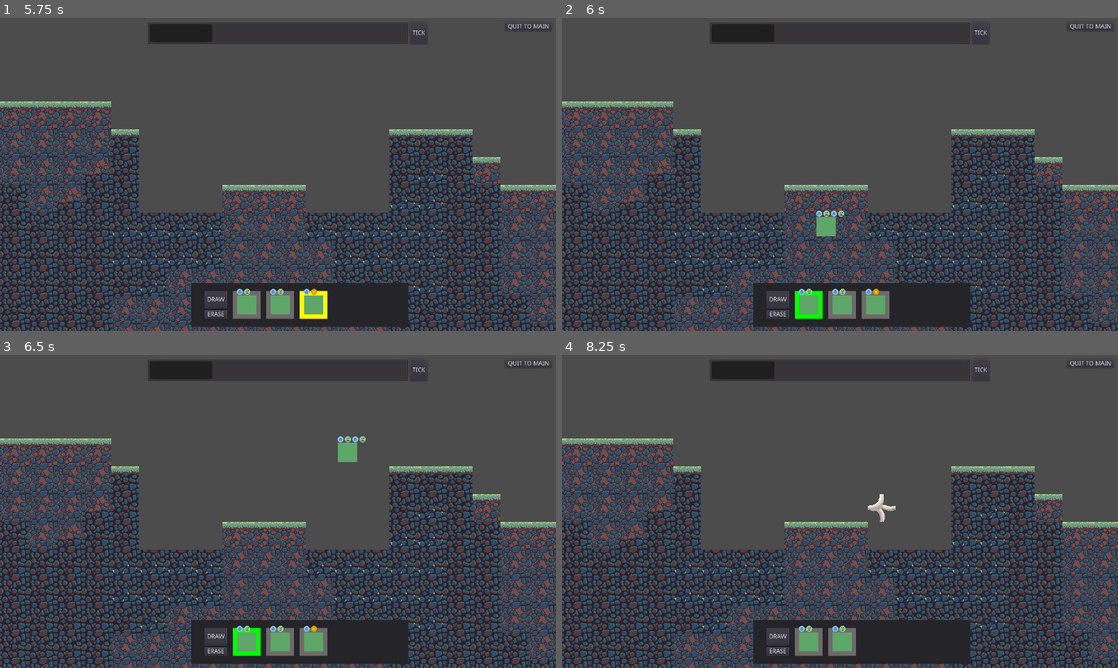
Above: before the commit, frames 1-4 (two rows, left to right).
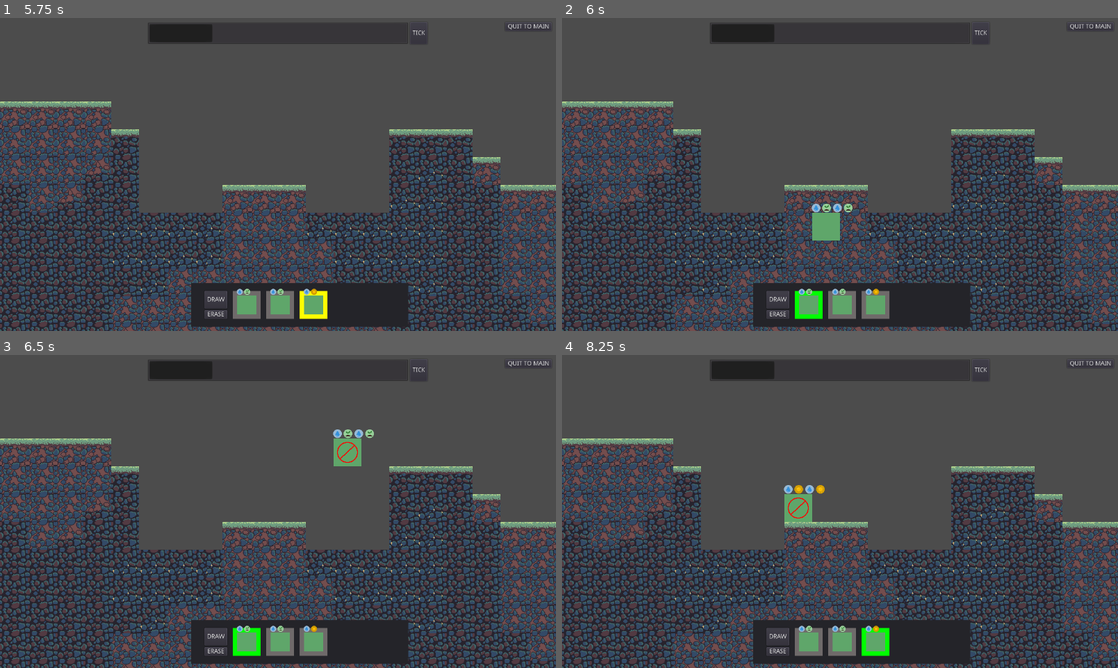
Above: after the commit, the same moments.

Repository: Gouellie/Roots
Game: Godot game, scene res://src/screens/main_menu.tscn
Same seed, same stepped clock (60 frames per second), same inputs: the game is played once before the commit and once after it.
Inputs (mouse positions are in pixels of both pictures, inside the frame that each line leads up to):
- Up to frame 1 (5.75 s): click "NEW GAME" at 0.5 s; click "TICK" at 1.25 s; click "DRAW" at 2 s; click "TICK" at 2.75 s; click "DRAW" at 3.5 s; click "TICK" at 4.25 s; click "DRAW" at 5 s
- Up to frame 2 (6 s): tap Enter at 5.75 s; drag from (806, 305) to (895, 105) at 5.77 s
- Up to frame 3 (6.5 s): no input
- Up to frame 4 (8.25 s): tap Space (ui_select) at 6.5, 8 s; drag from (840, 642) to (812, 574) at 6.52 s; tap Enter at 7.25 s; move the mouse to (873, 642) at 7.27 s; hold A (rotate_ccw) 7.28-8 s; click (873, 642) at 7.42 s; drag from (867, 511) to (673, 464) at 8.02 s

Frame 1 is identical in both runs. In frame 2, 0.4% of the frame differs, in the area x 44-53%, y 59-72%; in frame 3, 0.4%; in frame 4, 1.2%, in the area x 39-60%, y 41-97%.

Commit message:
update tile placement validation
Root tiles can only be placed on terrain tiles
Root tiles cannot be placed on another root tile

Diff:
--- a/src/scenes/librairies/managers/entity_manager.gd
+++ b/src/scenes/librairies/managers/entity_manager.gd
@@ -36,6 +36,7 @@
 		_eraser.position = snap_position
 	elif _blueprint:
 		_blueprint.position = snap_position
+		_blueprint.valid = _can_place_tile(cellv)
 
 
 func on_tile_selected(sender : TilePanel, new_selected_blueprint : TileBlueprintBase)-> void:
@@ -43,6 +44,7 @@
 	if new_selected_blueprint:
 		_set_eraser_mode(false)
 		var new_blueprint = new_selected_blueprint.duplicate() as TileBlueprintBase
+		new_blueprint.scale = Vector2(1.0,1.0)
 		add_child(new_blueprint)
 		_placeable_blueprint = true
 		_blueprint = new_blueprint
@@ -63,6 +65,8 @@
 		if is_instance_valid(_eraser):
 			_eraser.queue_free()
 			_eraser = null
+	if is_instance_valid(_blueprint):
+		_clear_blueprint()
 
 
 func _unhandled_input(event: InputEvent) -> void:
@@ -80,15 +84,23 @@
 		elif _eraser_mode:
 			_remove_tile()
 	if event.is_action_pressed("ui_cancel"):
-		pass #todo
+		_set_eraser_mode(false)
+
+
+func _can_place_tile(cellv : Vector2) -> bool:
+	if is_cell_occupied(cellv):
+		return false
+	if _terrain.get_cellv(cellv) == TileMap.INVALID_CELL:
+		return false
+	return true
 
 
 func _place_tile() -> void:
 	if not _blueprint is TileBlueprint:
 		return
+	if not _blueprint.valid:
+		return
 	var cellv = _terrain.world_to_map(_blueprint.position)
-	if is_cell_occupied(cellv):
-		return
 	var new_tile = _blueprint.tile_scene.instance() as TileBase
 	new_tile.position = _blueprint.position
 	new_tile.rotation_degrees = _blueprint.real_rotation
--- a/src/scenes/librairies/tiles/blueprints/tile_blueprint.gd
+++ b/src/scenes/librairies/tiles/blueprints/tile_blueprint.gd
@@ -7,6 +7,7 @@
 
 var can_rotate : bool = true
 var real_rotation : float = 0.0
+var valid : bool setget set_is_valid,get_is_valid
 
 func _ready() -> void:
 	tile_scene = Resources.Tiles[tile_index]
@@ -51,3 +52,12 @@
 	# will eventually do a sprite change to simulate rotation instead of actually rotating node
 	# this is the value that must be referenced, the rotation_degrees will not change
 	real_rotation = rotation_degrees
+
+
+func set_is_valid(value : bool) -> void:
+	valid = value
+	$Sprite_Invalid.visible = not valid
+
+
+func get_is_valid() -> bool:
+	return valid
--- a/src/scenes/librairies/tiles/blueprints/tile_blueprint.tscn
+++ b/src/scenes/librairies/tiles/blueprints/tile_blueprint.tscn
@@ -1,9 +1,10 @@
-[gd_scene load_steps=4 format=2]
+[gd_scene load_steps=5 format=2]
 
 [ext_resource path="res://src/scenes/librairies/tiles/blueprints/tile_blueprint.gd" type="Script" id=1]
 [ext_resource path="res://src/scenes/resources/resource_manager.tscn" type="PackedScene" id=2]
 [ext_resource path="res://assets/tiles/roots_tile_sheet_export_no_gap.png" type="Texture" id=3]
 [ext_resource path="res://src/ui/resource_cost_stack_panel.tscn" type="PackedScene" id=3]
+[ext_resource path="res://assets/icons/invalid.png" type="Texture" id=4]
 
 [node name="TileBluePrint" type="Node2D"]
 script = ExtResource( 1 )
@@ -47,3 +48,7 @@
 texture = ExtResource( 3 )
 region_enabled = true
 region_rect = Rect2( 256, 128, 64, 64 )
+
+[node name="Sprite_Invalid" type="Sprite" parent="."]
+visible = false
+texture = ExtResource( 4 )
